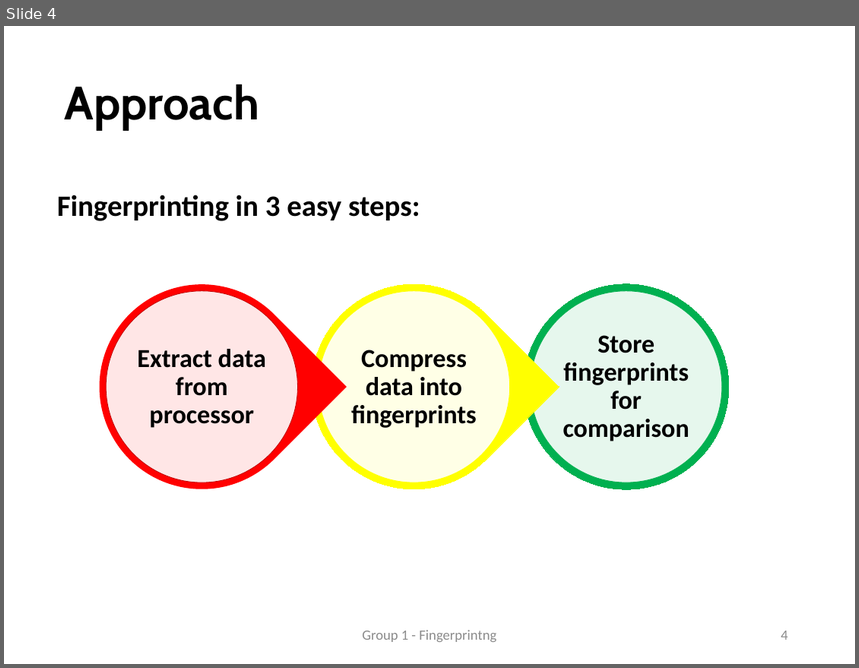
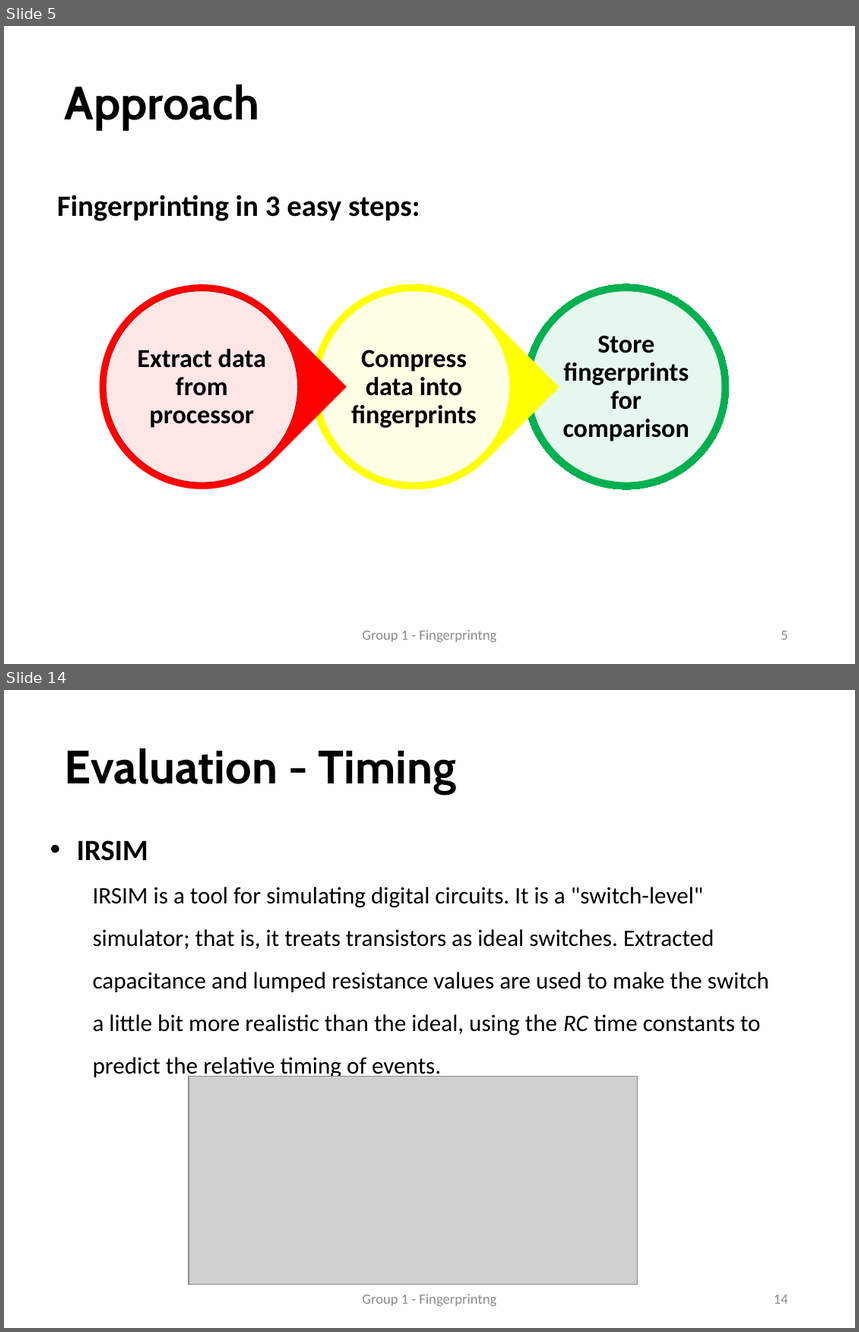
Before and after one commit to faga9267/VLSI---Fingerprinting, a slide deck: presentation/Presentation.pptx. Shown one above the other, each under a label of ours: slide 4 before the commit, slides 5 and 14 after it; the slides between them are not shown. The pictures are 859x668 and 859x1332 pixels, drawn with LibreOffice and Linux fonts; fonts in the diff are those of the drawing; grey boxes stand for pictures. Boxes give left, top, right and bottom in pixels: in the first picture for what was removed or moved away, otherwise in the second. Text is boxed around its words. In the diff, an @@ line names an element or a change of style, - is before the commit and + after.

```diff
--- a/presentation/Presentation.pptx
+++ b/presentation/Presentation.pptx
@@ slide 14 added at box(4, 690, 855, 1328), background #FFFFFF @@
@@ title added at box(65, 748, 456, 794), 39.6 pt, text #000000, bold @@
+Evaluation - Timing
@@ text added at box(77, 840, 769, 1080), 20 pt, text #000000 @@
+• IRSIM
+  IRSIM is a tool for simulating digital circuits. It is a "switch-level" simulator; that is, it treats transistors as ideal switches. Extracted capacitance and lumped resistance values are used to make the switch a little bit more realistic than the ideal, using the RC time constants to predict the relative timing of events.
@@ picture added at box(189, 1076, 637, 1285) @@
@@ text added at box(362, 1294, 496, 1306), 12 pt, text #8C8C8C @@
+Group 1 - Fingerprintng
@@ page number added at box(774, 1295, 788, 1304), 12 pt, text #8C8C8C @@
+14
@@ what was slide 4 is now slide 5 @@
@@ page number at box(781, 631, 788, 640): text changed @@
-4
+5
```
Also in this commit, not shown: 3 slides changed, 18 other slides added, 9 other files.
